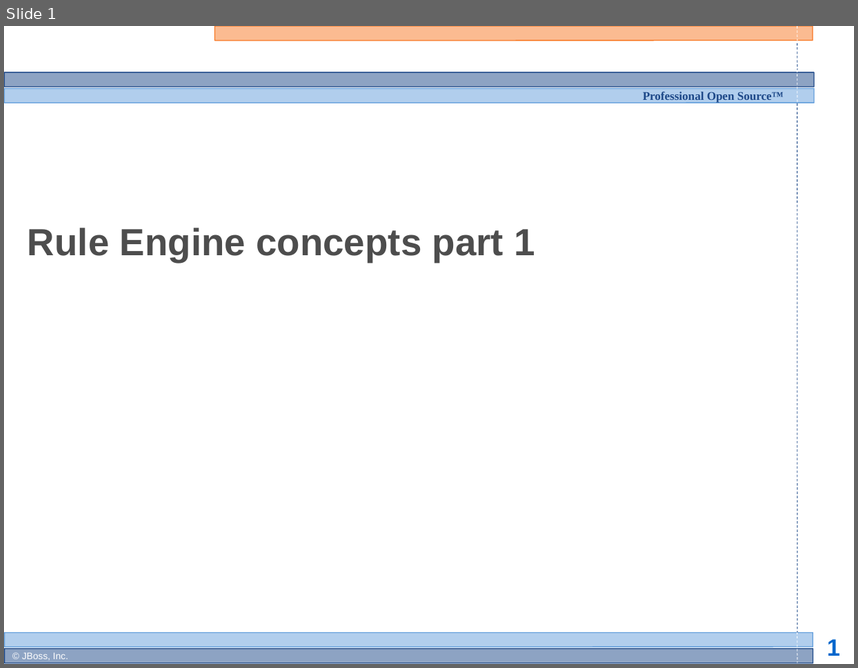
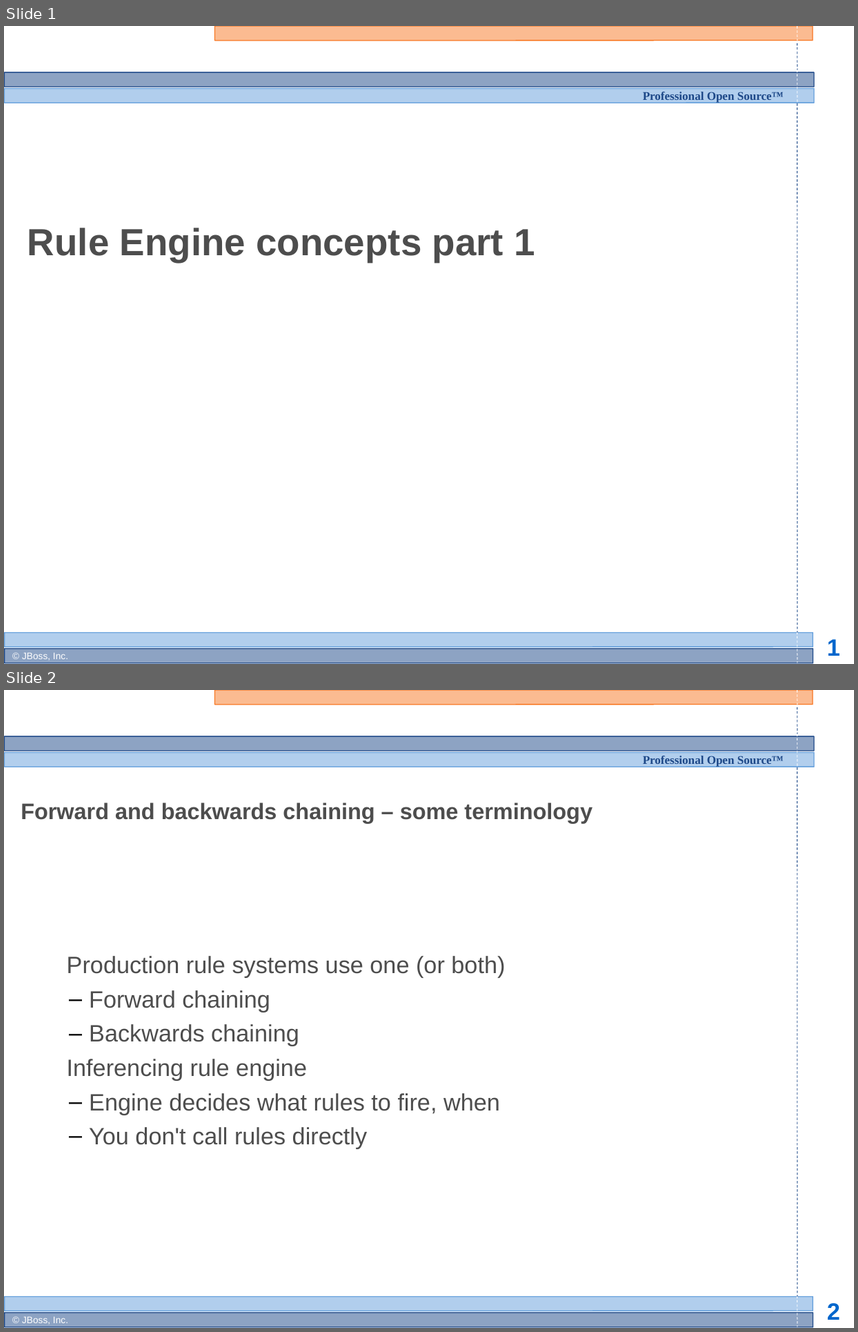
Before and after one commit to bobmcwhirter/drools, a slide deck: documentation/training/developers-course/Module 3 - Rule Engine Concepts 1.odp. Shown one above the other, each under a label of ours: slide 1 before the commit, slides 1 and 2 after it. The pictures are 858x668 and 858x1332 pixels, drawn with LibreOffice and Linux fonts; fonts in the diff are those of the drawing; background and template pictures are left out. Boxes give left, top, right and bottom in pixels: in the first picture for what was removed or moved away, otherwise in the second. Text is boxed around its words. In the diff, an @@ line names an element or a change of style, - is before the commit and + after.

```diff
--- a/documentation/training/developers-course/Module 3 - Rule Engine Concepts 1.odp
+++ b/documentation/training/developers-course/Module 3 - Rule Engine Concepts 1.odp
@@ slide 2 added at [4,690,854,1328], background #FFFFFF; not listed: 13 template elements that a slide beside it also shows @@
@@ title added at [21,802,593,823], 19 pt, text #4D4D4D, bold @@
+Forward and backwards chaining – some terminology
@@ subtitle added at [67,956,505,1149], 20 pt, text #4D4D4D @@
+  Production rule systems use one (or both)
+  – Forward chaining
+  – Backwards chaining
+  Inferencing rule engine
+  – Engine decides what rules to fire, when
+  – You don't call rules directly
```
Also in this commit, not shown: 1 slide changed, 7 other slides added, 2 slides removed.
